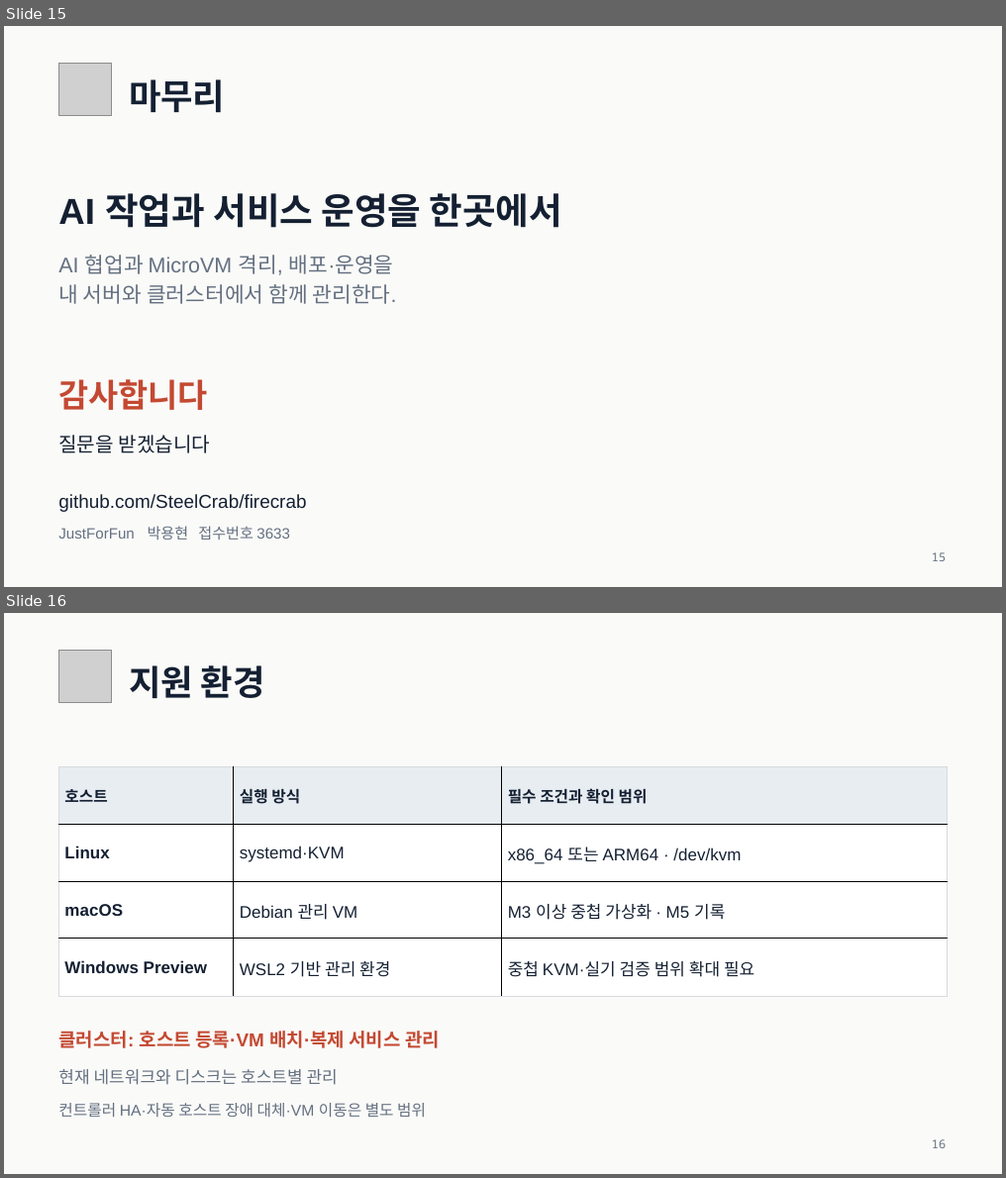
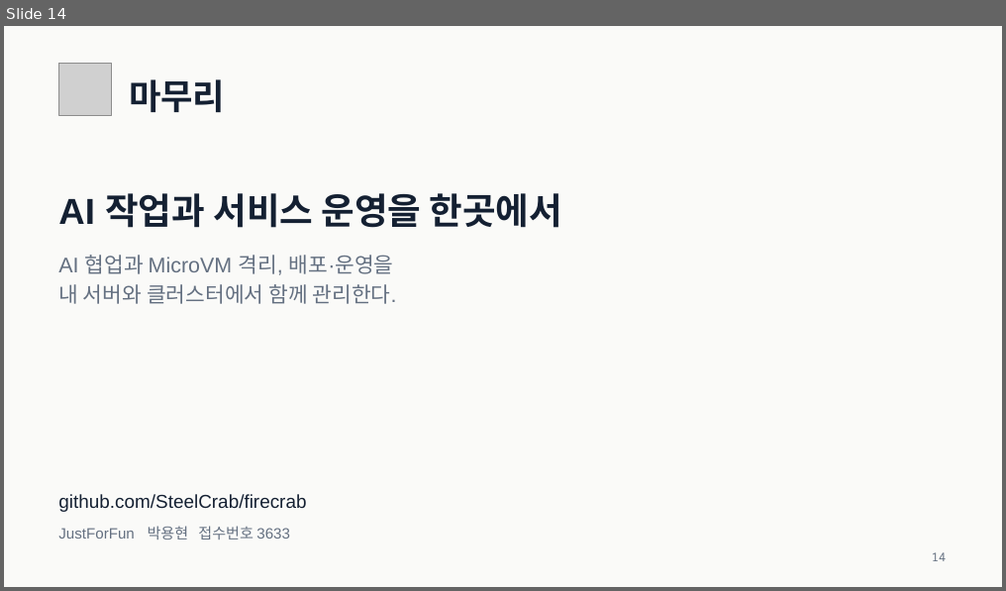
Before and after one commit to SteelCrab/Firecrab-pptx, a slide deck: output/Firecrab_3633_제출자료/제출파일/2026 오픈소스 개발자대회 2차 평가 발표 자료_3633_JustForFun.pptx. Shown one above the other, each under a label of ours: slides 15 and 16 before the commit, slide 14 after it. The pictures are 1006x1178 and 1006x591 pixels, drawn with LibreOffice and Linux fonts; fonts in the diff are those of the drawing; grey boxes stand for pictures. Boxes give left, top, right and bottom in pixels: in the first picture for what was removed or moved away, otherwise in the second. Text is boxed around its words. In the diff, an @@ line names an element or a change of style, - is before the commit and + after.

```diff
--- a/output/Firecrab_3633_제출자료/제출파일/2026 오픈소스 개발자대회 2차 평가 발표 자료_3633_JustForFun.pptx
+++ b/output/Firecrab_3633_제출자료/제출파일/2026 오픈소스 개발자대회 2차 평가 발표 자료_3633_JustForFun.pptx
@@ slide 16 removed at (4, 613, 1002, 1174), background #FAFAF8 @@
@@ picture removed at (59, 650, 112, 702) @@
@@ text removed at (129, 665, 265, 698) @@
-지원 환경
@@ table removed at (59, 766, 947, 995), 4 rows, 3 columns @@
-호스트 | 실행 방식 | 필수 조건과 확인 범위
-Linux | systemd·KVM | x86_64 또는 ARM64 · /dev/kvm
-macOS | Debian 관리 VM | M3 이상 중첩 가상화 · M5 기록
-Windows Preview | WSL2 기반 관리 환경 | 중첩 KVM·실기 검증 범위 확대 필요
@@ text removed at (58, 1031, 440, 1049) @@
-클러스터: 호스트 등록·VM 배치·복제 서비스 관리
@@ text removed at (58, 1069, 338, 1085) @@
-현재 네트워크와 디스크는 호스트별 관리
@@ text removed at (58, 1103, 426, 1117) @@
-컨트롤러 HA·자동 호스트 장애 대체·VM 이동은 별도 범위
@@ text removed at (932, 1140, 945, 1149) @@
-16
@@ what was slide 15 is now slide 14 @@
@@ slide 14 changed as well @@
@@ text removed at (58, 379, 208, 410) @@
-감사합니다
@@ text removed at (58, 435, 211, 454) @@
-질문을 받겠습니다
@@ text at (932, 553, 945, 562): text changed @@
-15
+14
```
Also in this commit, not shown: 5 other slides changed, 4 slides added, 3 other slides removed, 32 other files.
